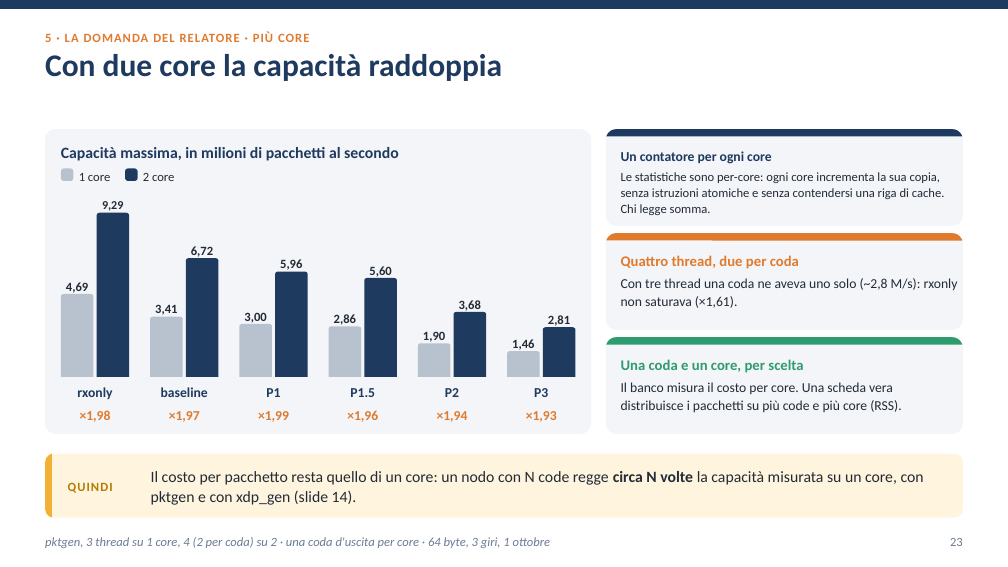
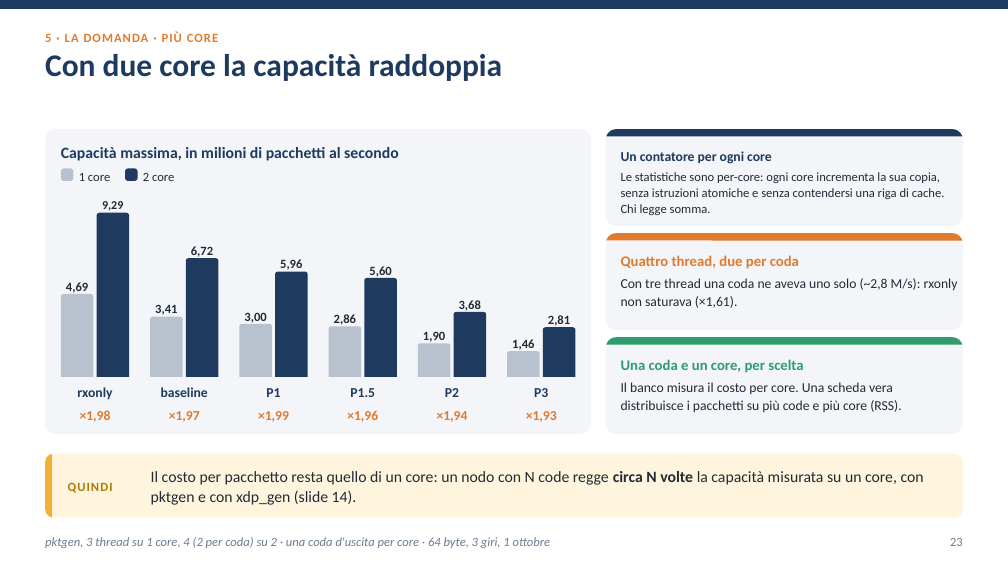
Before and after one commit to ettore-cantile/ipa_lab, a slide deck: slide 23 of docs/Test reale su dual boot.pptx. Drawn at 1008x567 pixels with LibreOffice and Linux fonts; fonts in the diff are those of the drawing. Boxes give left, top, right and bottom in pixels: in the first picture for what was removed or moved away, otherwise in the second. Text is boxed around its words. In the diff, an @@ line names an element or a change of style, - is before the commit and + after.

```diff
--- a/docs/Test reale su dual boot.pptx
+++ b/docs/Test reale su dual boot.pptx
@@ text at bbox=[45, 31, 218, 42]: text changed @@
-5 · LA DOMANDA DEL RELATORE · PIÙ CORE
+5 · LA DOMANDA · PIÙ CORE
```
Also in this commit, not shown: 8 other slides changed, 11 other files.
